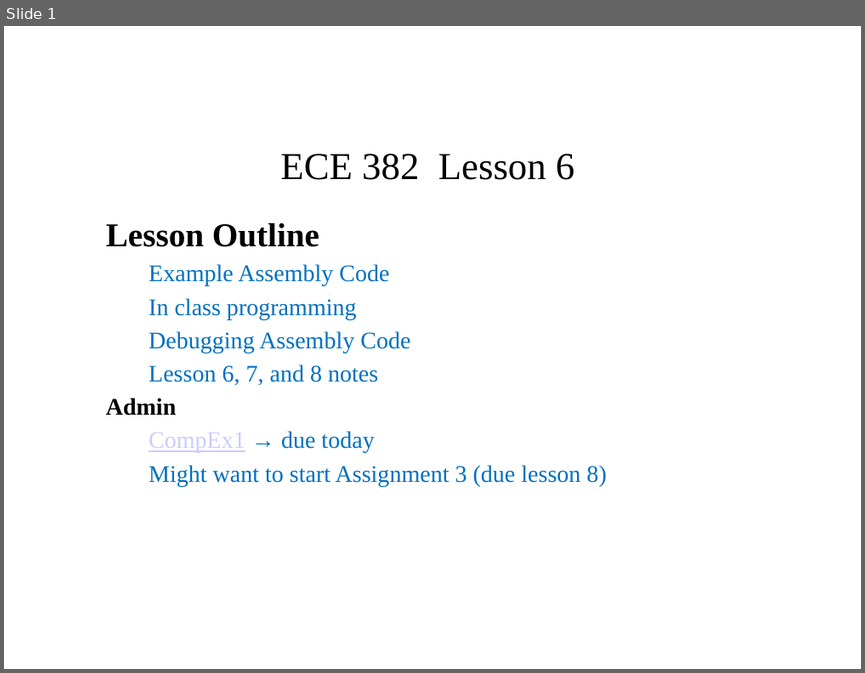
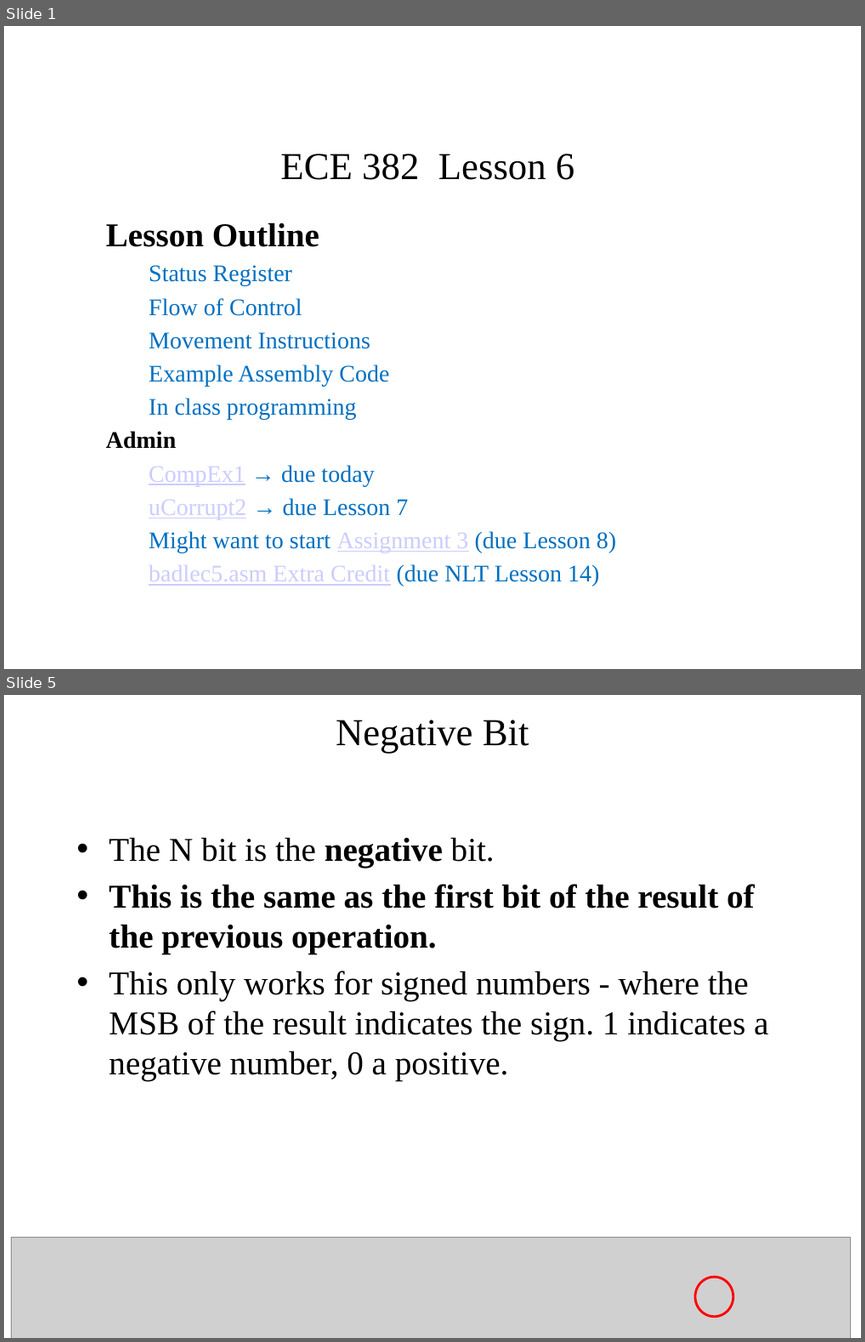
Before and after one commit to pw4rn3r/ECE382, a slide deck: notes/L6/Lsn6.pptx. Shown one above the other, each under a label of ours: slide 1 before the commit, slides 1 and 5 after it; the slides between them are not shown. The pictures are 865x673 and 865x1342 pixels, drawn with LibreOffice and Linux fonts; fonts in the diff are those of the drawing; grey boxes stand for pictures. Boxes give left, top, right and bottom in pixels: in the first picture for what was removed or moved away, otherwise in the second. Text is boxed around its words. In the diff, an @@ line names an element or a change of style, - is before the commit and + after.

Commit message:
Minor updates to Lesson 6 and adding slides.

```diff
--- a/notes/L6/Lsn6.pptx
+++ b/notes/L6/Lsn6.pptx
@@ slide 5 added at (4, 695, 861, 1338), background #FFFFFF @@
@@ title added at (336, 720, 529, 754), 32 pt, text #000000 @@
+Negative Bit
@@ text added at (109, 837, 768, 1081), 28 pt, text #000000 @@
+• The N bit is the negative bit.
+• This is the same as the first bit of the result of the previous operation.
+• This only works for signed numbers - where the MSB of the result indicates the sign. 1 indicates a negative number, 0 a positive.
@@ picture added at (12, 1237, 851, 1338) @@
@@ ellipse added at (694, 1276, 732, 1316), outline #FF0000 2 pt @@
@@ slide 1 changed as well @@
@@ subtitle at (148, 265, 370, 349): paragraphs added @@
+  Status Register
+  Flow of Control
+  Movement Instructions
@@ subtitle at (148, 331, 410, 385): paragraphs removed @@
-  Debugging Assembly Code
-  Lesson 6, 7, and 8 notes
@@ subtitle at (148, 498, 616, 586): text changed @@
-  Might want to start Assignment 3 (due lesson 8)
+  uCorrupt2 → due Lesson 7
+  Might want to start Assignment 3 (due Lesson 8)
+  badlec5.asm Extra Credit (due NLT Lesson 14)
```
Also in this commit, not shown: 18 other slides added, 1 other file.
